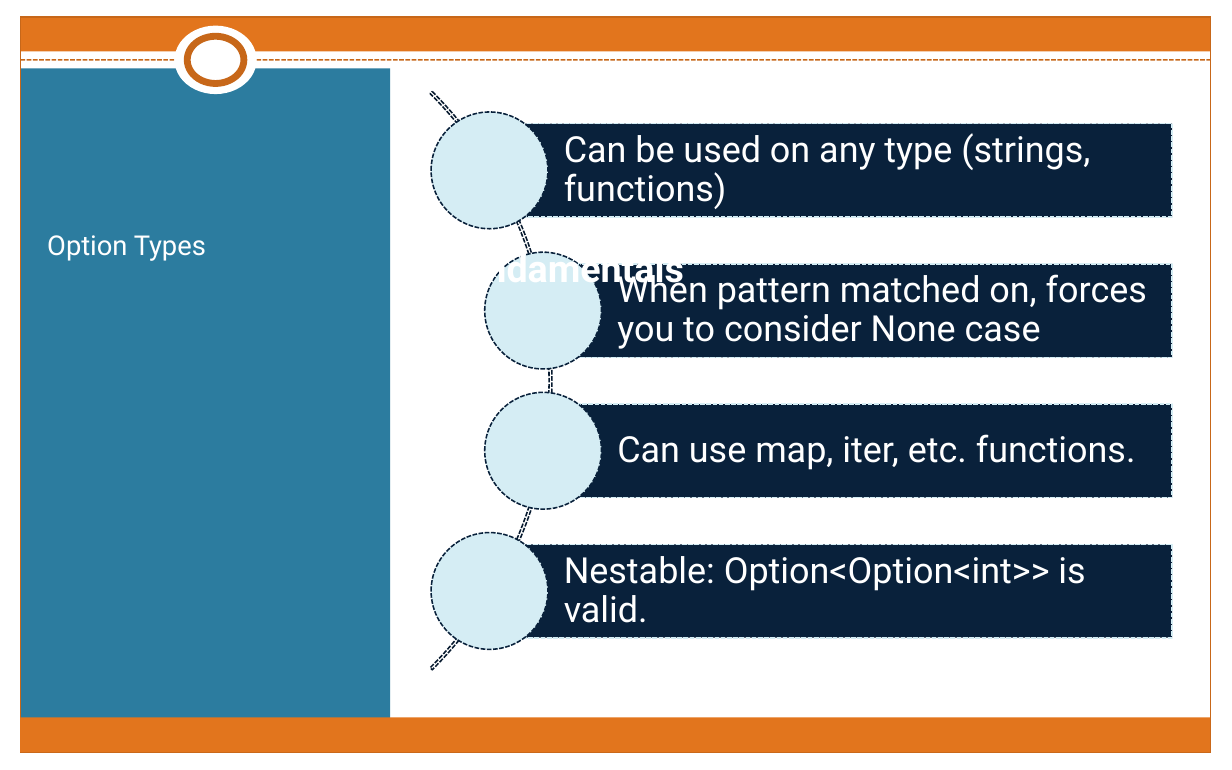
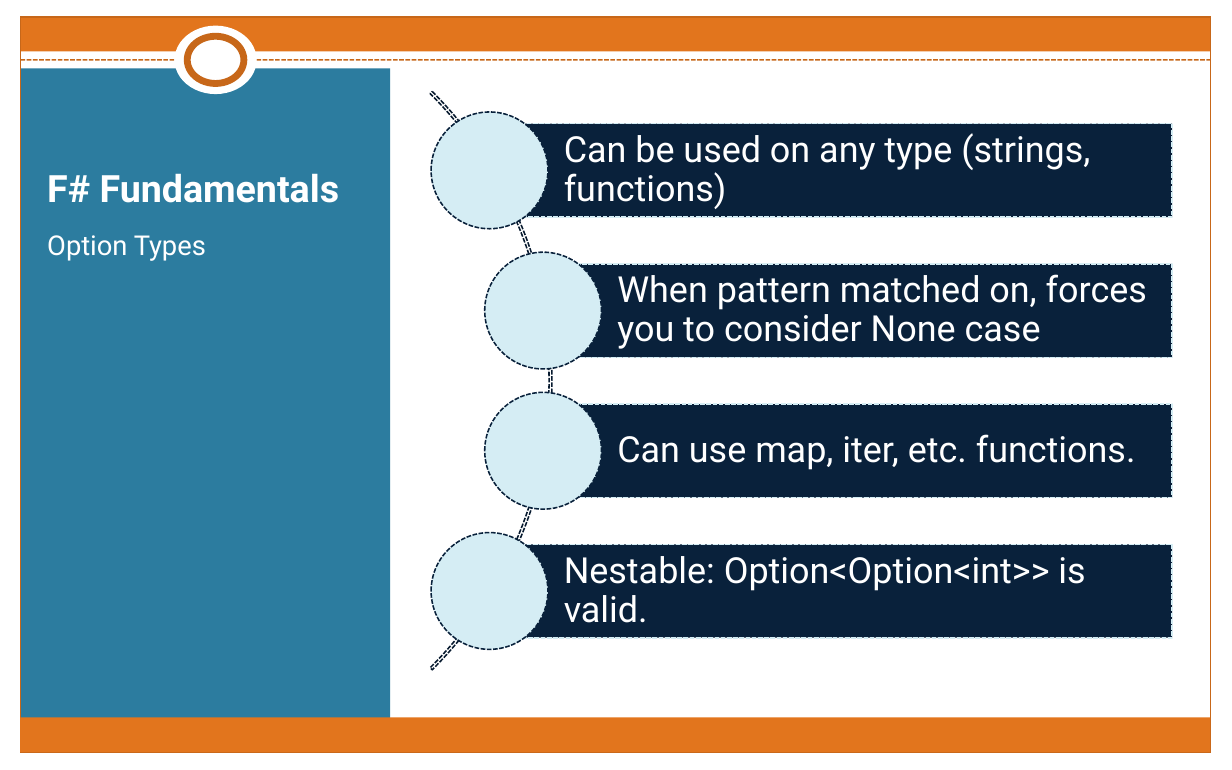
Before and after one commit to rachelblasucci/Current-Talks, a slide deck: slide 8 of Intro to Xamarin F#/F#-iOS.pptx. Drawn at 1232x770 pixels with LibreOffice and Linux fonts; fonts in the diff are those of the drawing. Boxes give left, top, right and bottom in pixels: in the first picture for what was removed or moved away, otherwise in the second. Text is boxed around its words. In the diff, an @@ line names an element or a change of style, - is before the commit and + after.

```diff
--- a/Intro to Xamarin F#/F#-iOS.pptx
+++ b/Intro to Xamarin F#/F#-iOS.pptx
@@ title "F# Fundamentals" rewrapped from box(444, 248, 684, 292) to box(47, 173, 340, 203) @@
```
Also in this commit, not shown: 2 other slides changed.
